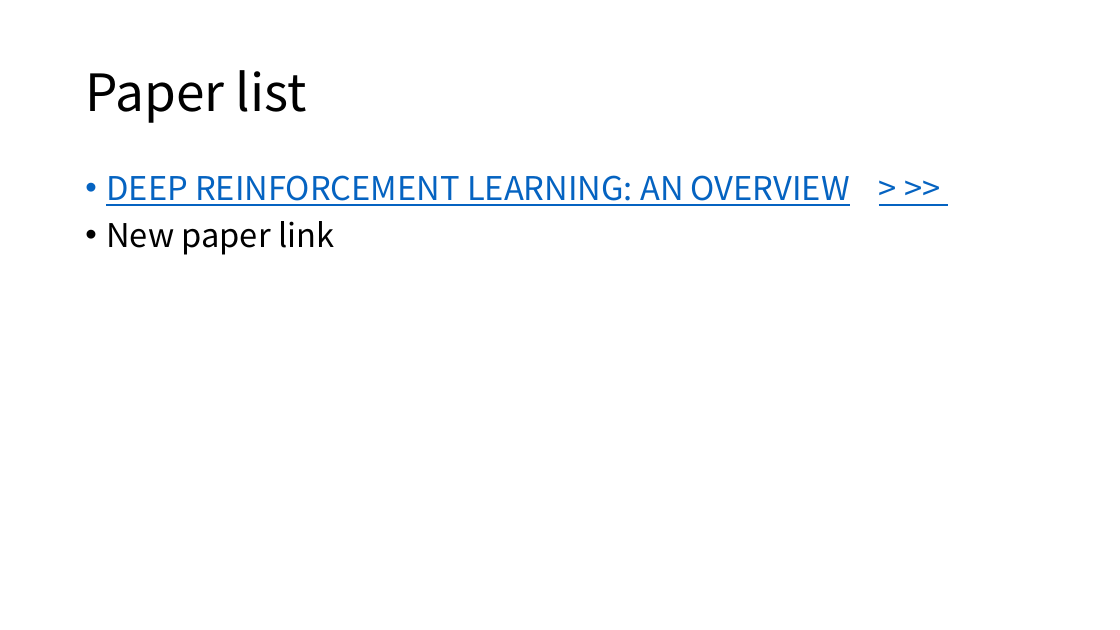
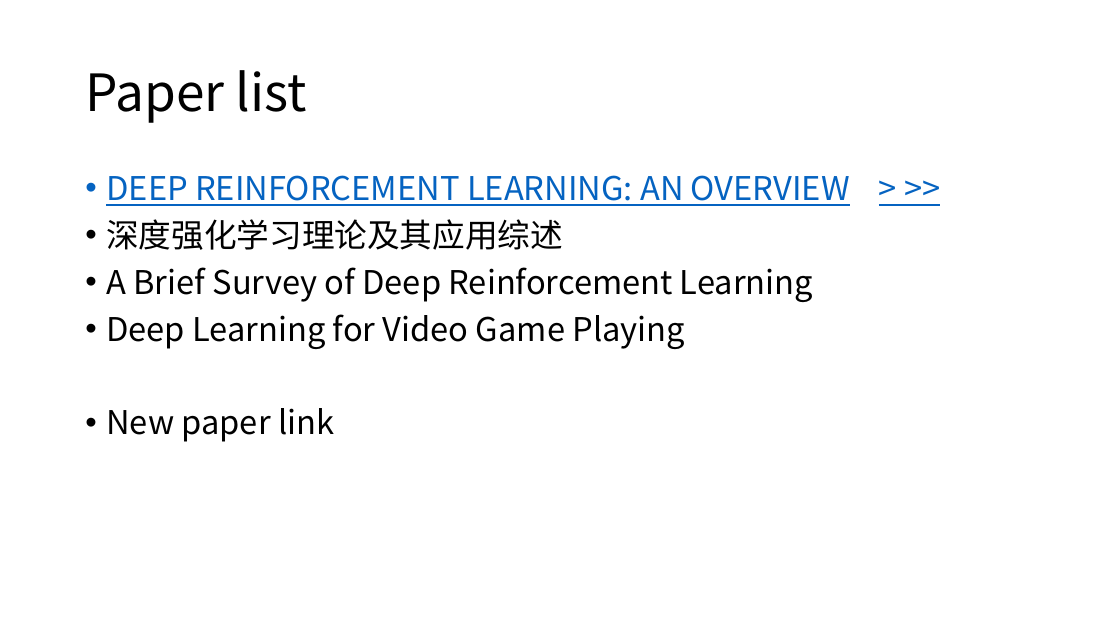
Before and after one commit to kangyongxin/0-RL-GameReviewPapers, a slide deck: slide 2 of Note_RLGameReviewPapers.pptx. Drawn at 1120x630 pixels with LibreOffice and Linux fonts; fonts in the diff are those of the drawing. Boxes give left, top, right and bottom in pixels: in the first picture for what was removed or moved away, otherwise in the second. Text is boxed around its words. In the diff, an @@ line names an element or a change of style, - is before the commit and + after.

```diff
--- a/Note_RLGameReviewPapers.pptx
+++ b/Note_RLGameReviewPapers.pptx
@@ text at bbox=[106, 219, 813, 349]: paragraphs added @@
+• 深度强化学习理论及其应用综述
+• A Brief Survey of Deep Reinforcement Learning
+• Deep Learning for Video Game Playing
```
Also in this commit, not shown: 2 other files.
